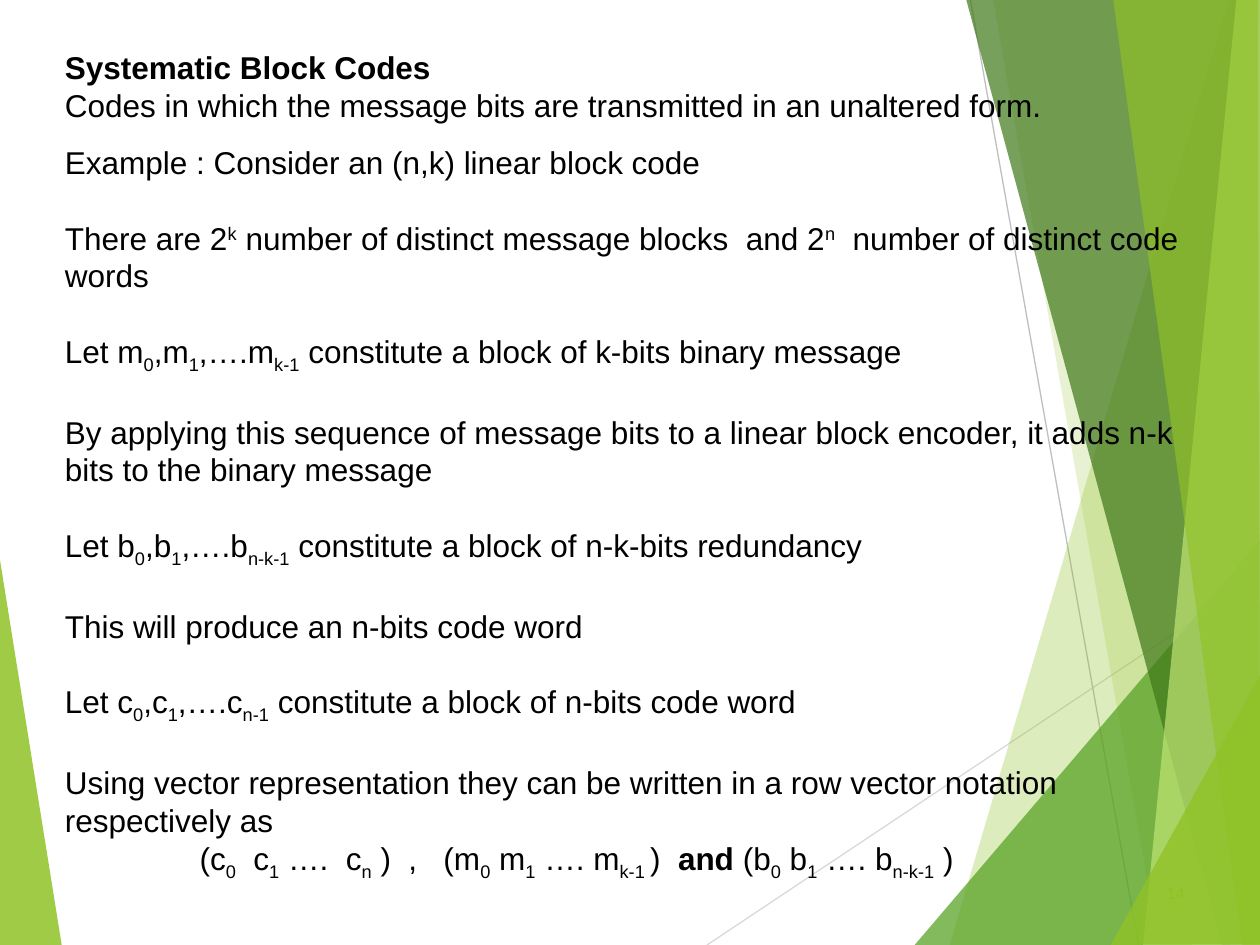
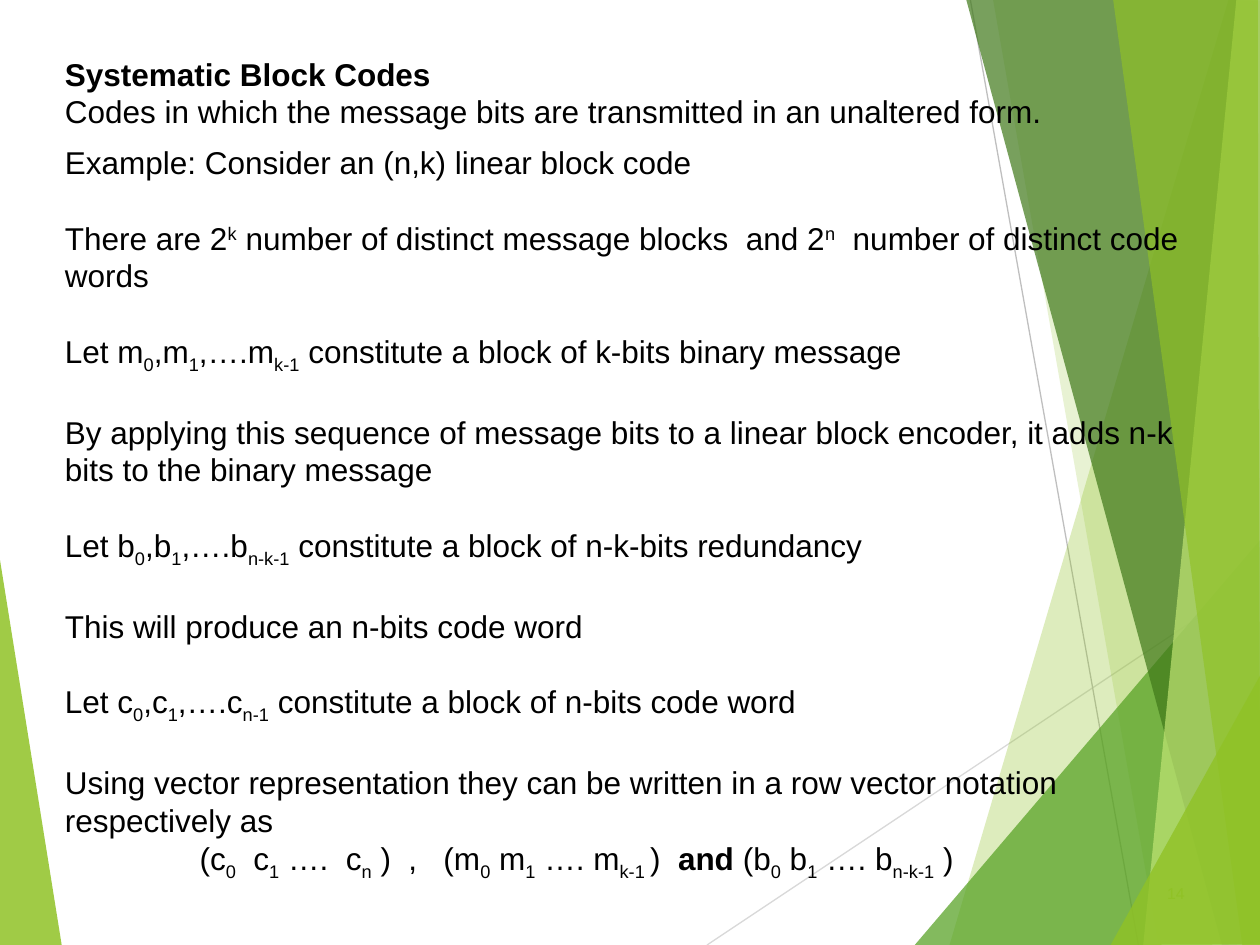
Before and after one commit to carmel26/semester2Notes, a slide deck: slide 14 of Mobile Telecommunication Technology/Lecture 8.ppt. Drawn at 1260x945 pixels with LibreOffice and Linux fonts; fonts in the diff are those of the drawing. Boxes give left, top, right and bottom in pixels: in the first picture for what was removed or moved away, otherwise in the second. Text is boxed around its words. In the diff, an @@ line names an element or a change of style, - is before the commit and + after.

```diff
--- a/Mobile Telecommunication Technology/Lecture 8.ppt
+++ b/Mobile Telecommunication Technology/Lecture 8.ppt
@@ text "Systematic Block Codes": place and size @@
-text "Systematic Block Codes" at (65, 56, 1041, 123)
+text "Systematic Block Codes" at (65, 63, 1041, 129)
@@ text at (65, 151, 691, 180): spaces changed @@
-Example : Consider an (n,k) linear block code
+Example: Consider an (n,k) linear block code
@@ freeform shape at (1110, 674, 1260, 945): outline redrawn @@
```
Also in this commit, not shown: 37 other slides changed, 11 other files.
